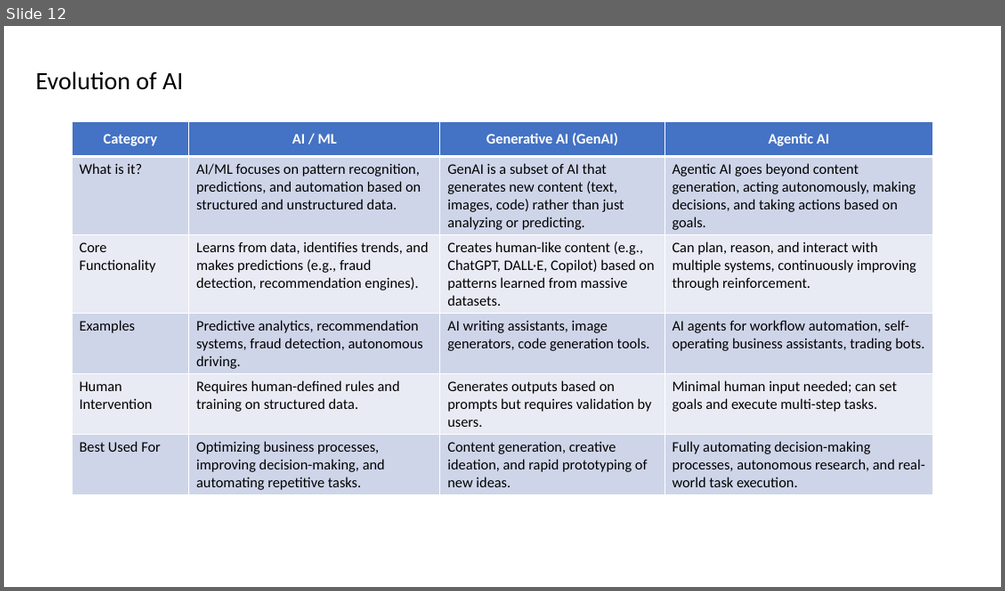
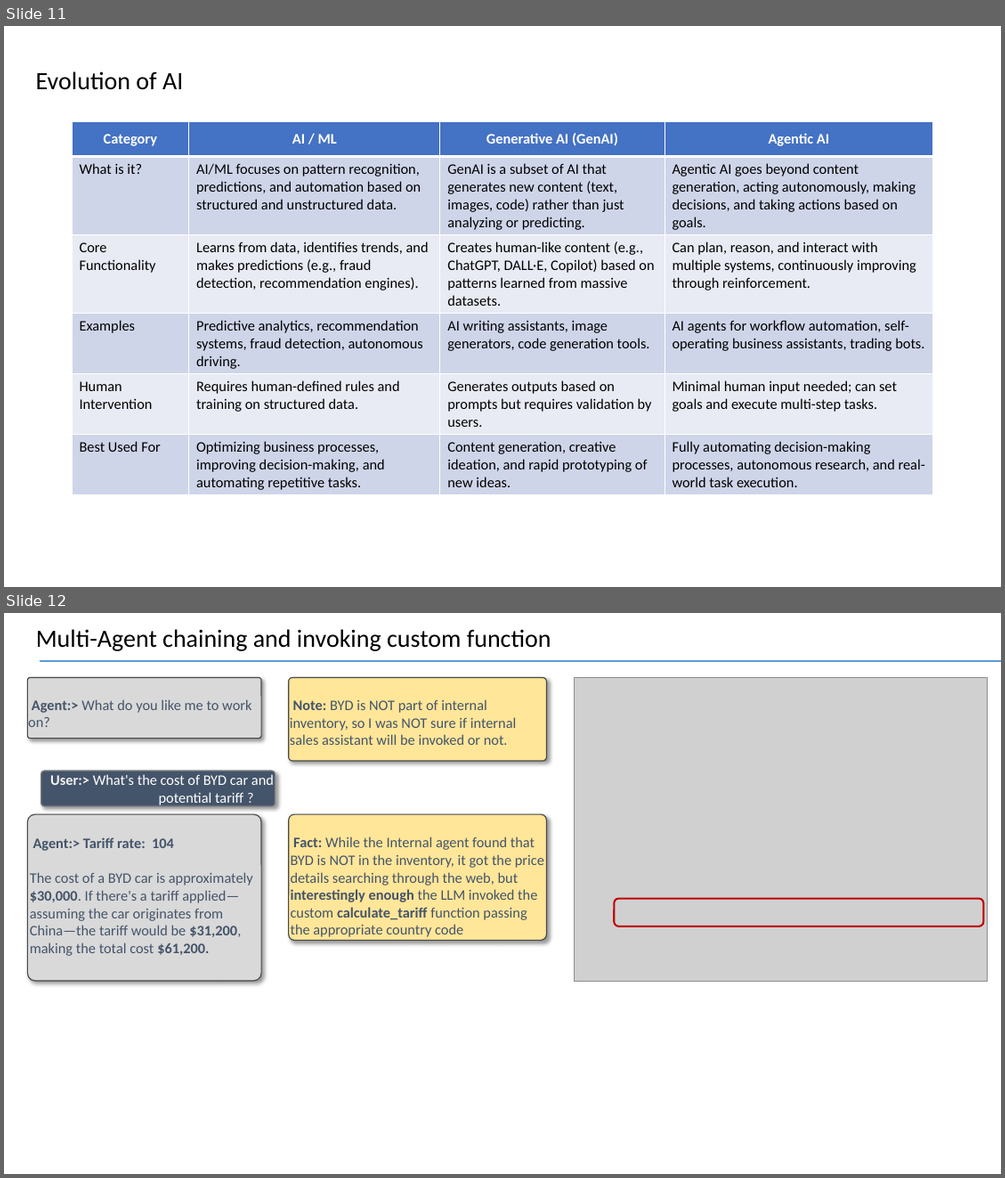
Before and after one commit to vsesha/AgenticAiAutoTrader, a slide deck: Presentation/AgenticAI_Presentation.pptx. Shown one above the other, each under a label of ours: slide 12 before the commit, slides 11 and 12 after it. The pictures are 1005x591 and 1005x1178 pixels, drawn with LibreOffice and Linux fonts; fonts in the diff are those of the drawing; grey boxes stand for pictures. Boxes give left, top, right and bottom in pixels: in the first picture for what was removed or moved away, otherwise in the second. Text is boxed around its words. In the diff, an @@ line names an element or a change of style, - is before the commit and + after.

```diff
--- a/Presentation/AgenticAI_Presentation.pptx
+++ b/Presentation/AgenticAI_Presentation.pptx
@@ slide 12 added at (x1=4, y1=613, x2=1001, y2=1174), background #FFFFFF @@
@@ text added at (x1=36, y1=629, x2=551, y2=651), 24 pt, text #000000 @@
+Multi-Agent chaining and invoking custom function
@@ line added from (39, 661) to (1001, 661), #5B9BD5 1.5 pt @@
@@ rounded rectangle added at (x1=27, y1=677, x2=261, y2=738), fill #D9D9D9, outline #484848 1 pt, 14 pt, text #44546A @@
+Agent:> What do you like me to work on?
@@ rounded rectangle added at (x1=289, y1=677, x2=547, y2=761), fill #FFE699, outline #484848 1 pt, 14 pt, text #44546A @@
+Note: BYD is NOT part of internal inventory, so I was NOT sure if internal sales assistant will be invoked or not.
@@ picture added at (x1=574, y1=677, x2=987, y2=981) @@
@@ rounded rectangle added at (x1=41, y1=771, x2=275, y2=807), fill #44546A, outline #808080 1 pt, 14 pt, text #FFFFFF @@
+User:> What's the cost of BYD car and potential tariff ? .
@@ rounded rectangle added at (x1=27, y1=814, x2=261, y2=981), fill #D9D9D9, outline #484848 1 pt, 14 pt, text #44546A @@
+Agent:> Tariff rate: 104
+The cost of a BYD car is approximately $30,000. If there's a tariff applied—assuming the car originates from China—the tariff would be $31,200, making the total cost $61,200.
@@ rounded rectangle added at (x1=289, y1=814, x2=547, y2=940), fill #FFE699, outline #484848 1 pt, 14 pt, text #44546A @@
+Fact: While the Internal agent found that BYD is NOT in the inventory, it got the price details searching through the web, but interestingly enough the LLM invoked the custom calculate_tariff function passing the appropriate country code
@@ rounded rectangle added at (x1=615, y1=899, x2=984, y2=926), outline #C00000 1.75 pt @@
@@ what was slide 12 is now slide 11 @@
```
Also in this commit, not shown: 2 slides changed, 1 slide removed, 6 other files.
